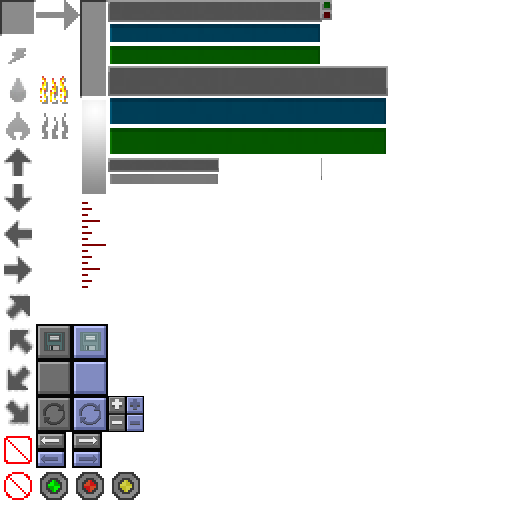
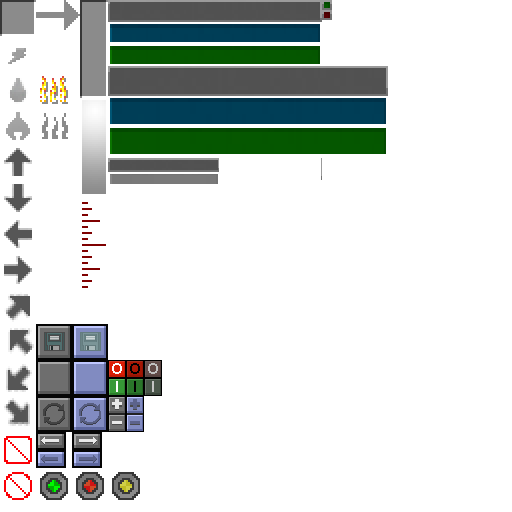
Layer changes from the first 512 × 512 image to the second:
added layer "on_off_button" above "fire" over [left=108, top=360, right=162, bottom=396]
